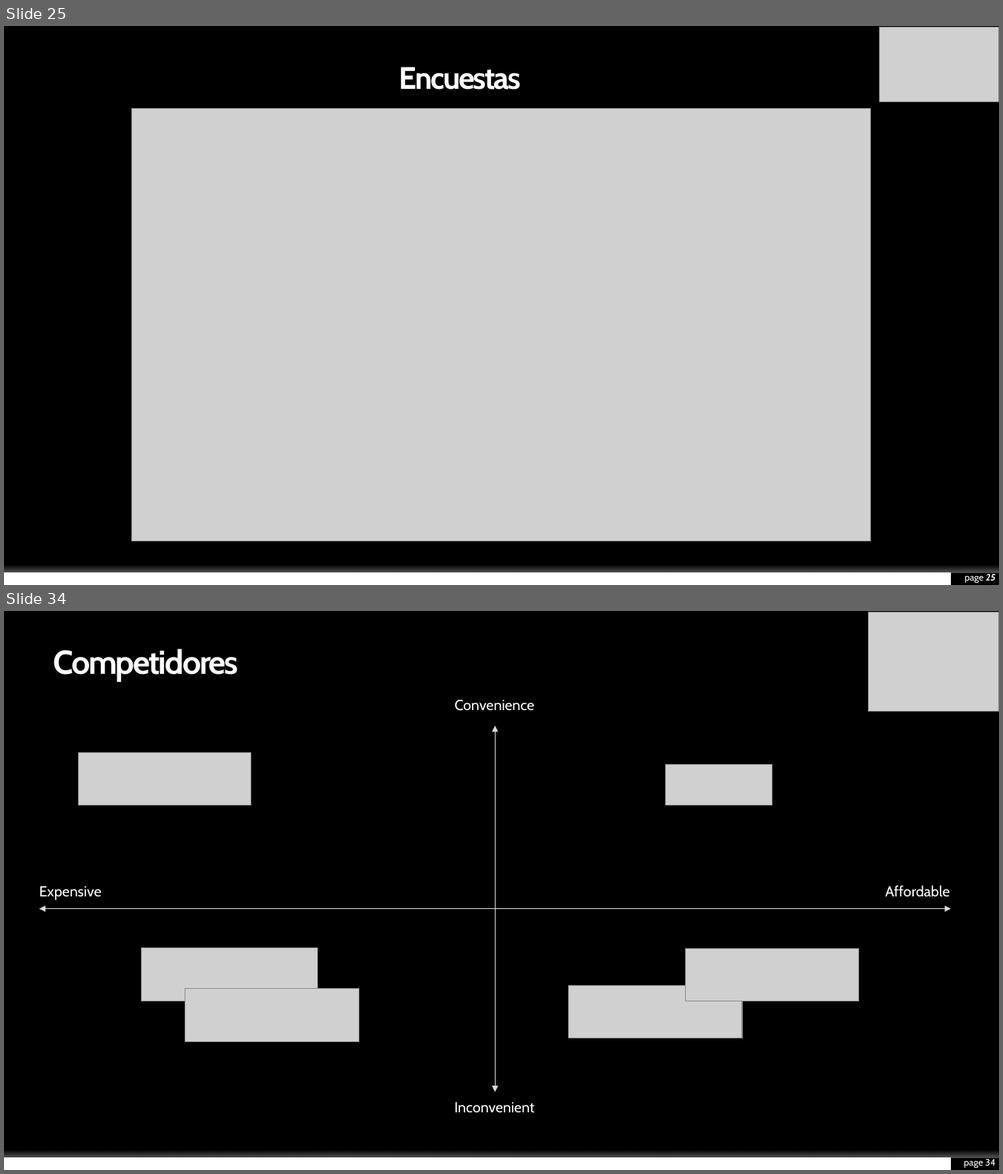
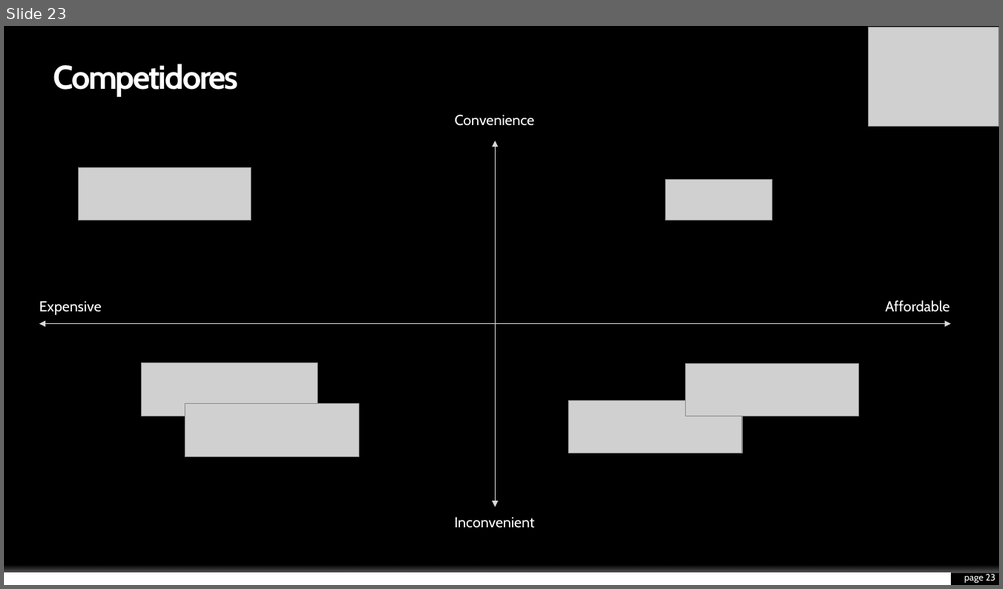
Before and after one commit to KevinHern/ingsoft, a slide deck: Docs/Presentacion_Final/final.pptx. Shown one above the other, each under a label of ours: slides 25 and 34 before the commit, slide 23 after it; the slides between them are not shown. The pictures are 1003x1174 and 1003x589 pixels, drawn with LibreOffice and Linux fonts; fonts in the diff are those of the drawing; grey boxes stand for pictures; background and template pictures are left out. Boxes give left, top, right and bottom in pixels: in the first picture for what was removed or moved away, otherwise in the second. Text is boxed around its words. In the diff, an @@ line names an element or a change of style, - is before the commit and + after.

```diff
--- a/Docs/Presentacion_Final/final.pptx
+++ b/Docs/Presentacion_Final/final.pptx
@@ slide 25 removed at [4,26,999,585], background #000000; not listed: 2 template elements that a slide beside it also shows @@
@@ picture removed at [879,27,999,102] @@
@@ title removed at [399,67,521,90] @@
-Encuestas
@@ picture removed at [132,109,871,543] @@
@@ page number removed at [965,574,995,583] @@
-page 25
@@ what was slide 34 is now slide 23 @@
@@ page number at [964,574,996,583]: text changed @@
-page 34
+page 23
```
Also in this commit, not shown: 1 slide changed, 10 other slides removed.
